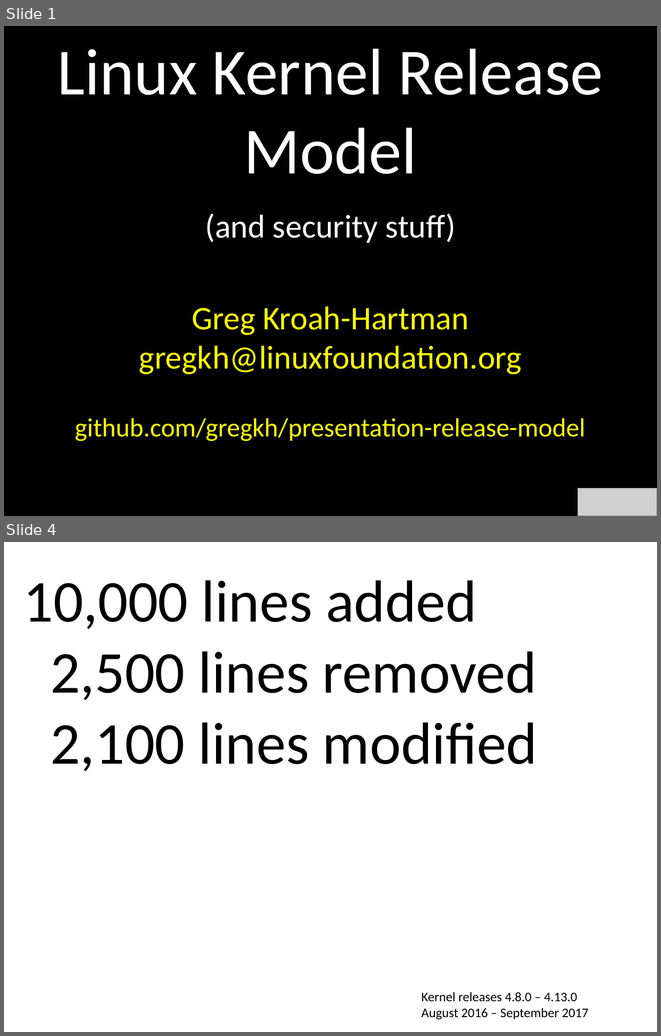
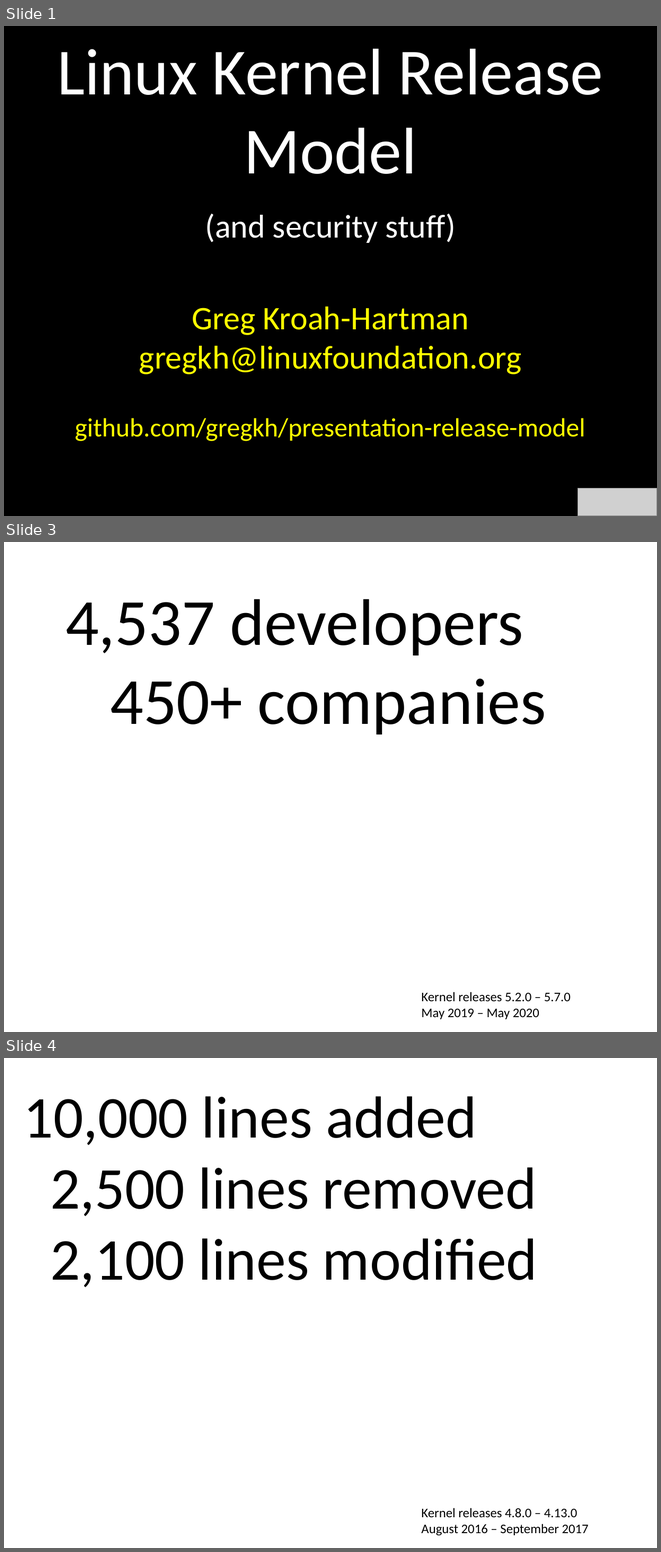
Before and after one commit to gregkh/presentation-release-model, a slide deck: release-model.odp. Shown one above the other, each under a label of ours: slides 1 and 4 before the commit, slides 1, 3 and 4 after it; the slides between them are not shown. The pictures are 661x1036 and 661x1552 pixels, drawn with LibreOffice and Linux fonts; fonts in the diff are those of the drawing; grey boxes stand for pictures. Boxes give left, top, right and bottom in pixels: in the first picture for what was removed or moved away, otherwise in the second. Text is boxed around its words. In the diff, an @@ line names an element or a change of style, - is before the commit and + after.

```diff
--- a/release-model.odp
+++ b/release-model.odp
@@ slide 3 added at (4, 542, 657, 1032), background #FFFFFF @@
@@ text added at (65, 599, 547, 734), 80 pt, text #000000 @@
+4,537 developers
+450+ companies
@@ text added at (421, 991, 571, 1019), 16 pt, text #000000 @@
+Kernel releases 5.2.0 – 5.7.0
+May 2019 – May 2020
```
Also in this commit, not shown: 11 slides changed, 10 other slides added, 1 slide removed, 1 other file.
